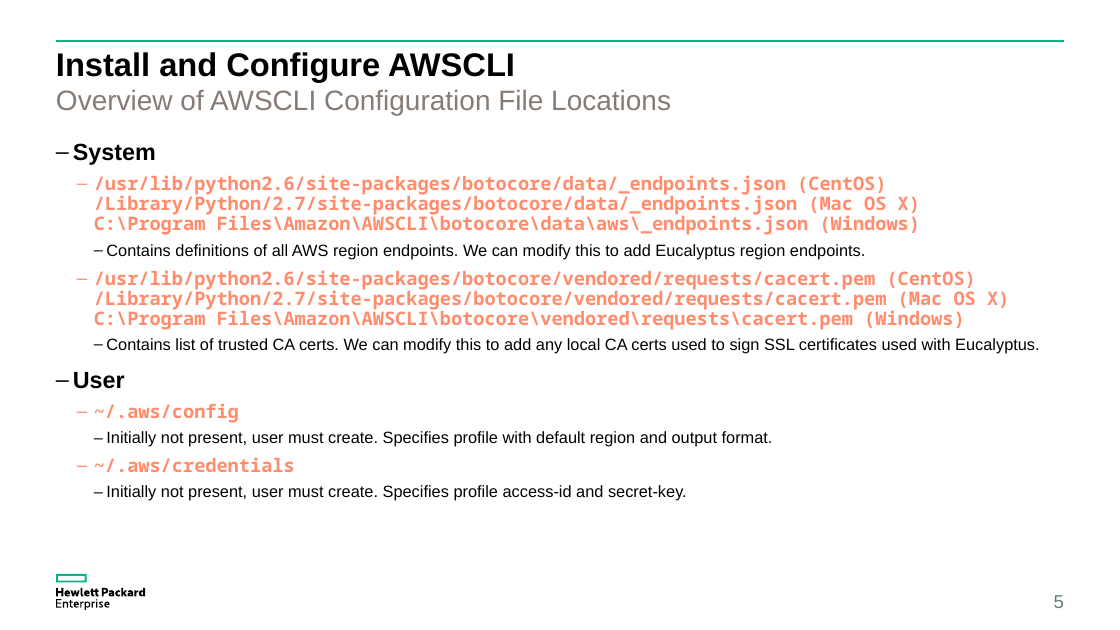
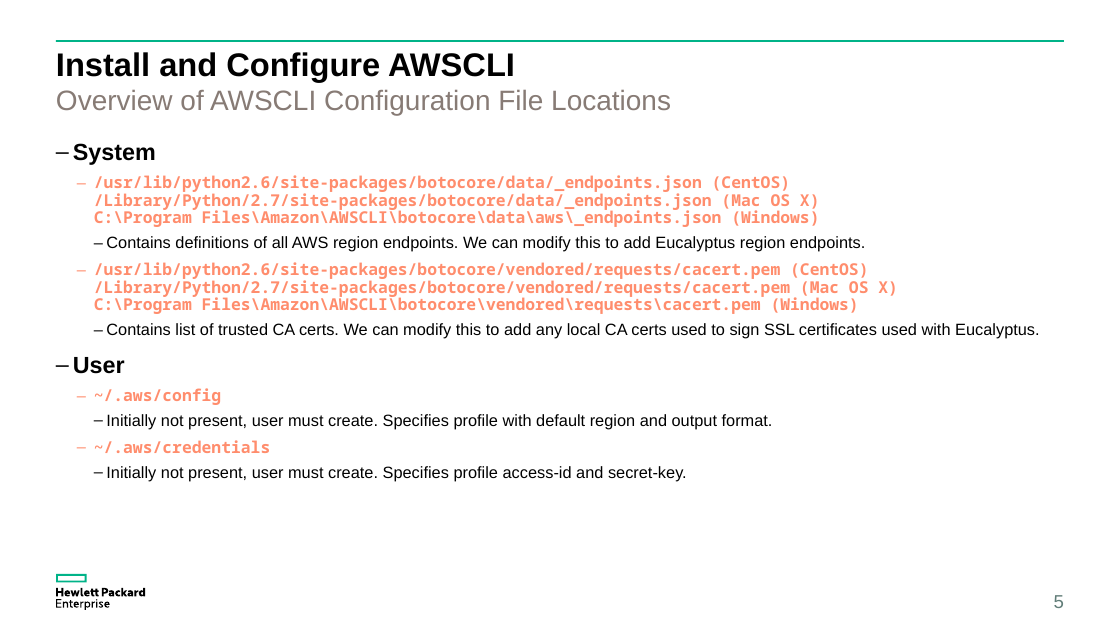
Before and after one commit to eucalyptus/euca-demo, a slide deck: slide 5 of demos/demo-90-configure-management-workstation/docs/demo-90-configure-management-workstation-short.pptx. Drawn at 1120x630 pixels with LibreOffice and Linux fonts; fonts in the diff are those of the drawing. Boxes give left, top, right and bottom in pixels: in the first picture for what was removed or moved away, otherwise in the second. Text is boxed around its words. In the diff, an @@ line names an element or a change of style, - is before the commit and + after.

```diff
--- a/demos/demo-90-configure-management-workstation/docs/demo-90-configure-management-workstation-short.pptx
+++ b/demos/demo-90-configure-management-workstation/docs/demo-90-configure-management-workstation-short.pptx
@@ text at <box>94,175,898,453</box>: size 16 to 14 pt in "/usr/lib/python2.6/site-packages/botocore/data/_endpoints.js ...", "/usr/lib/python2.6/site-packages/botocore/vendored/requests/ ...", "~/.aws/config", "~/.aws/credentials" @@
```
Also in this commit, not shown: 3 other slides changed, 4 other files.
